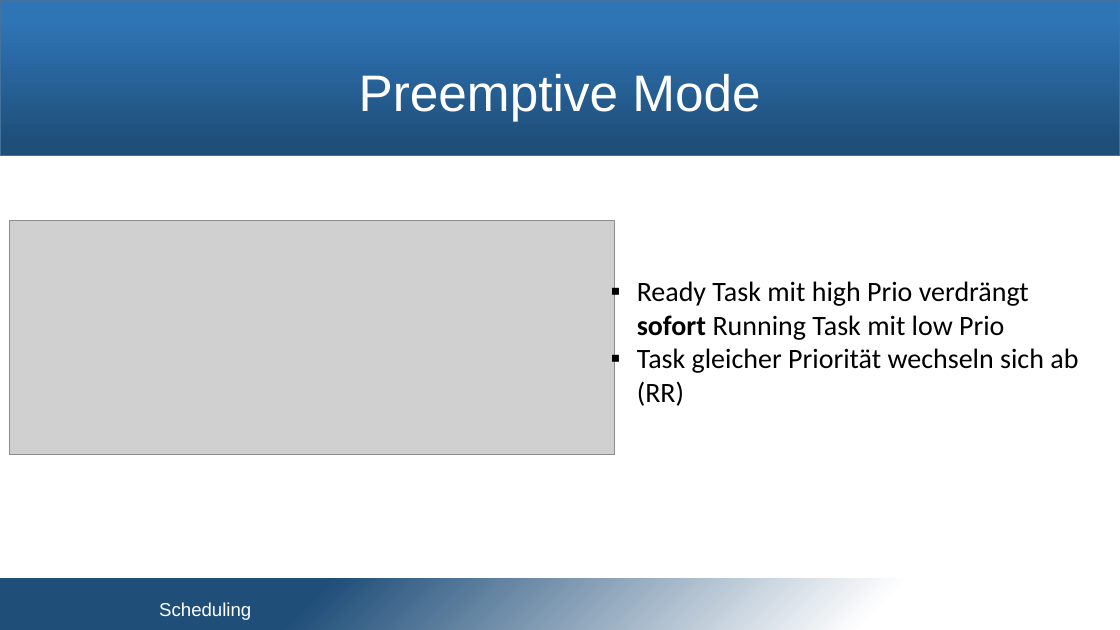
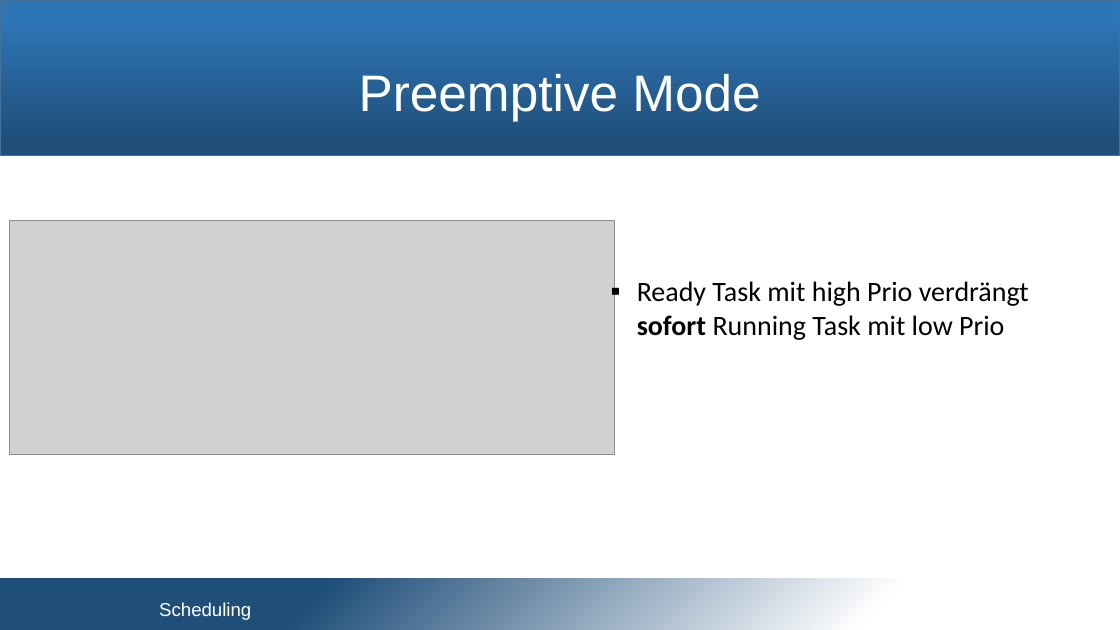
Before and after one commit to snobz/Seminar_BS_2017, a slide deck: slide 19 of Päsi/Seminar Betriebssysteme.pptx. Drawn at 1120x630 pixels with LibreOffice and Linux fonts; fonts in the diff are those of the drawing; grey boxes stand for pictures; background and template pictures are left out. Boxes give left, top, right and bottom in pixels: in the first picture for what was removed or moved away, otherwise in the second. Text is boxed around its words. In the diff, an @@ line names an element or a change of style, - is before the commit and + after.

```diff
--- a/Päsi/Seminar Betriebssysteme.pptx
+++ b/Päsi/Seminar Betriebssysteme.pptx
@@ text at [637,348,1078,406]: paragraph removed @@
-▪ Task gleicher Priorität wechseln sich ab (RR)
```
Also in this commit, not shown: 6 other slides changed.
